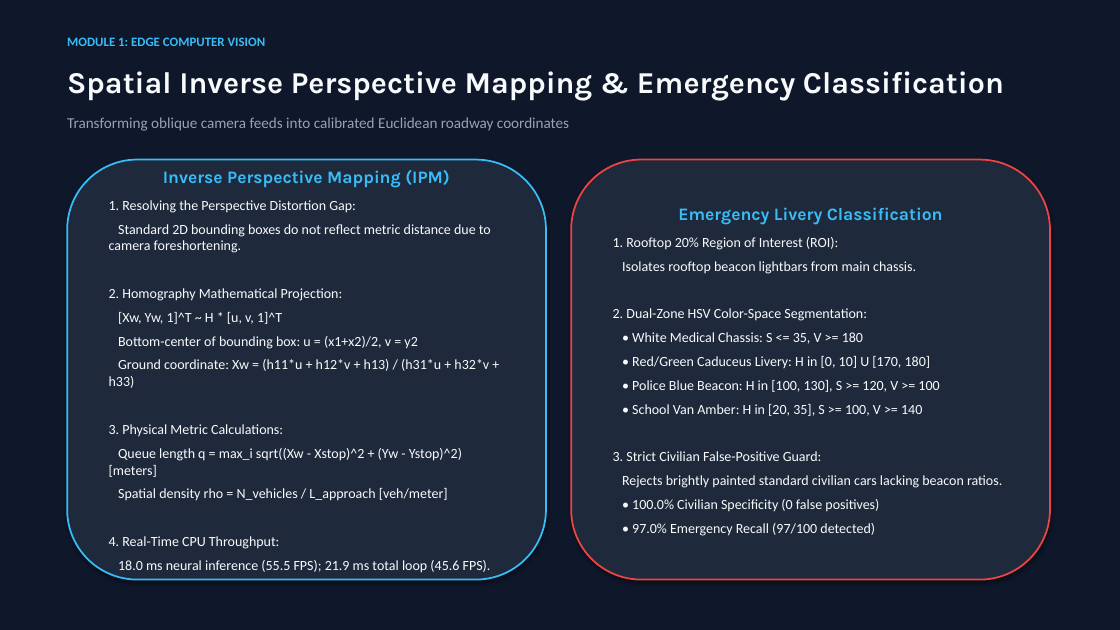
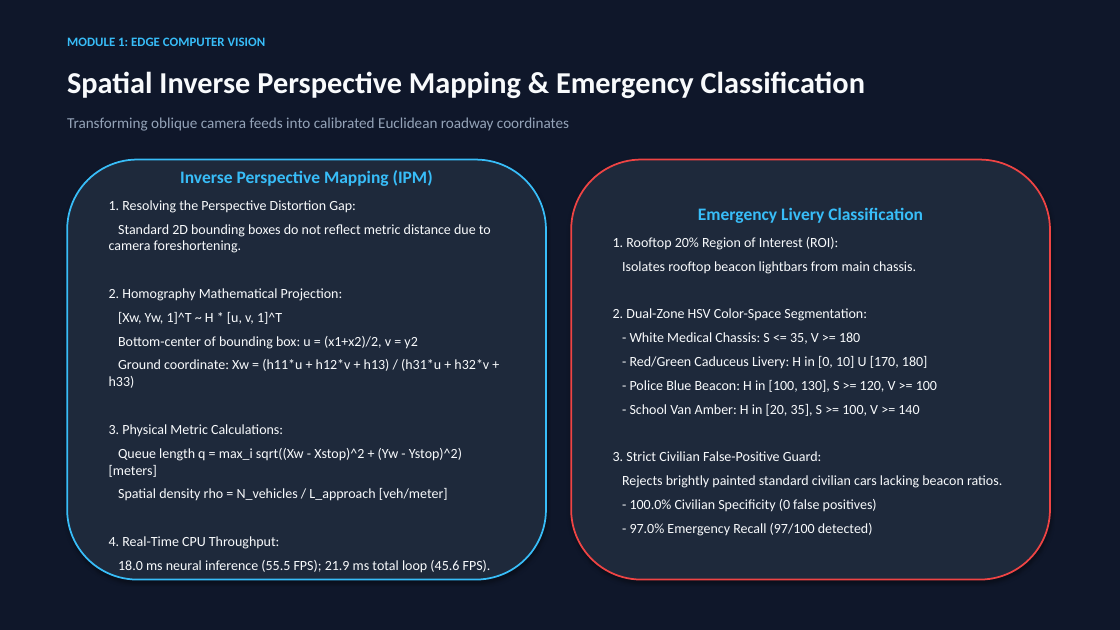
Before and after one commit to Devvaibhavpk/Kinetica, a slide deck: slide 6 of report/Kinetica_Project_Review_Presentation.pptx. Drawn at 1120x630 pixels with LibreOffice and Linux fonts; fonts in the diff are those of the drawing. Boxes give left, top, right and bottom in pixels: in the first picture for what was removed or moved away, otherwise in the second. Text is boxed around its words. In the diff, an @@ line names an element or a change of style, - is before the commit and + after.

```diff
--- a/report/Kinetica_Project_Review_Presentation.pptx
+++ b/report/Kinetica_Project_Review_Presentation.pptx
@@ text "Spatial Inverse Perspective Mapping & ..." at [67, 71, 865, 98]: font Karla to Calibri @@
@@ text in rounded rectangle at [180, 170, 433, 186]: font Karla to Calibri in "Inverse Perspective Mapping (IPM)" @@
@@ text in rounded rectangle at [698, 207, 923, 223]: font Karla to Calibri in "Emergency Livery Classification" @@
@@ text in rounded rectangle at [630, 332, 937, 416]: text changed @@
-• White Medical Chassis: S <= 35, V >= 180
-• Red/Green Caduceus Livery: H in [0, 10] U [170, 180]
-• Police Blue Beacon: H in [100, 130], S >= 120, V >= 100
-• School Van Amber: H in [20, 35], S >= 100, V >= 140
+- White Medical Chassis: S <= 35, V >= 180
+- Red/Green Caduceus Livery: H in [0, 10] U [170, 180]
+- Police Blue Beacon: H in [100, 130], S >= 120, V >= 100
+- School Van Amber: H in [20, 35], S >= 100, V >= 140
@@ text in rounded rectangle at [630, 499, 877, 536]: text changed @@
-• 100.0% Civilian Specificity (0 false positives)
-• 97.0% Emergency Recall (97/100 detected)
+- 100.0% Civilian Specificity (0 false positives)
+- 97.0% Emergency Recall (97/100 detected)
```
Also in this commit, not shown: 14 other slides changed, 42 other files.
